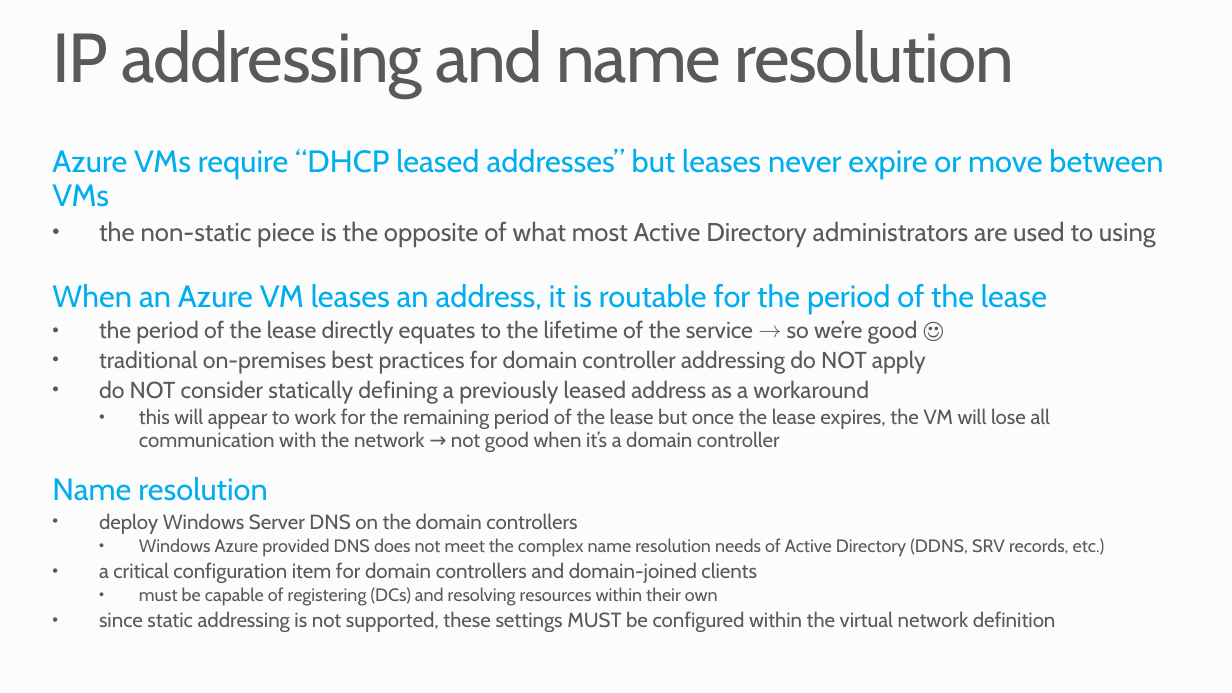
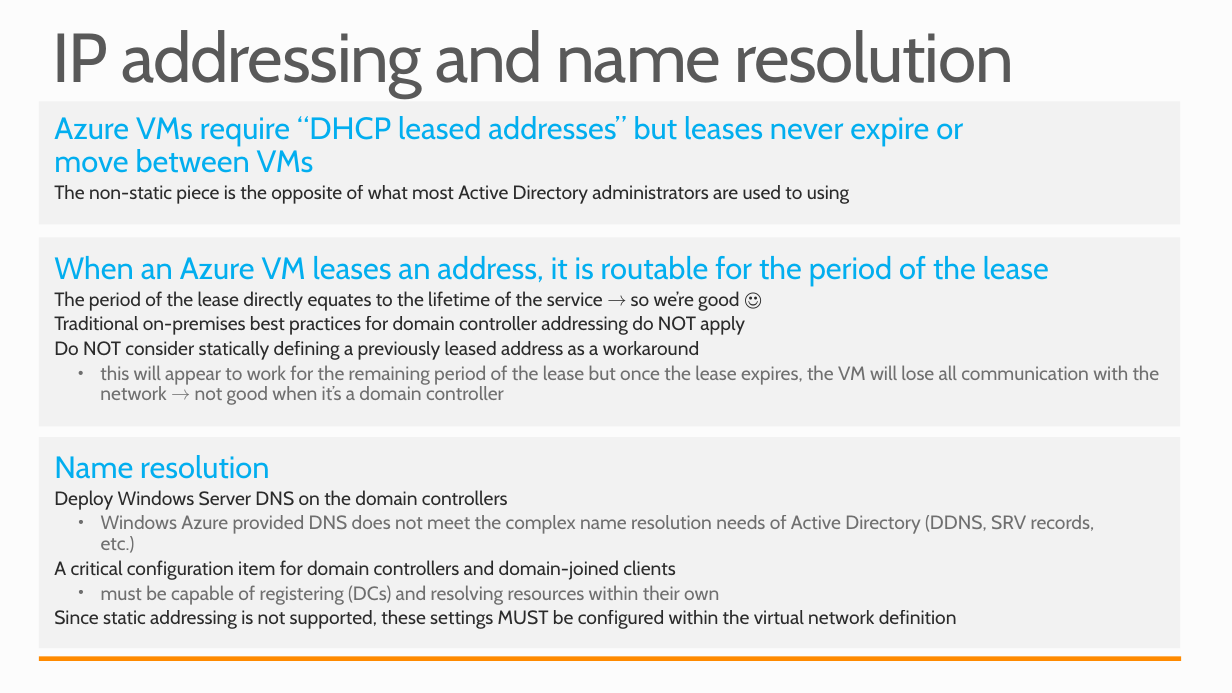
Before and after one commit to mwasham/WATK-Presentations, a slide deck: slide 15 of DeployingActiveDirectory/DeployingActiveDirectory.pptx. Drawn at 1232x693 pixels with LibreOffice and Linux fonts; fonts in the diff are those of the drawing. Boxes give left, top, right and bottom in pixels: in the first picture for what was removed or moved away, otherwise in the second. Text is boxed around its words. In the diff, an @@ line names an element or a change of style, - is before the commit and + after.

```diff
--- a/DeployingActiveDirectory/DeployingActiveDirectory.pptx
+++ b/DeployingActiveDirectory/DeployingActiveDirectory.pptx
@@ rectangle added at (x1=39, y1=102, x2=1180, y2=225), fill #F2F2F2 @@
@@ text added at (x1=54, y1=116, x2=963, y2=204), 15 pt, text #292929 @@
+Azure VMs require “DHCP leased addresses” but leases never expire or move between VMs
+The non-static piece is the opposite of what most Active Directory administrators are used to using
@@ text removed at (x1=52, y1=149, x2=1163, y2=632) @@
-Azure VMs require “DHCP leased addresses” but leases never expire or move between VMs
-• the non-static piece is the opposite of what most Active Directory administrators are used to using
-When an Azure VM leases an address, it is routable for the period of the lease
-• the period of the lease directly equates to the lifetime of the service → so we’re good ☺
-• traditional on-premises best practices for domain controller addressing do NOT apply
-• do NOT consider statically defining a previously leased address as a workaround
-  • this will appear to work for the remaining period of the lease but once the lease expires, the VM will lose all communication with the network → not good when it’s a domain controller
-Name resolution
-• deploy Windows Server DNS on the domain controllers
-  • Windows Azure provided DNS does not meet the complex name resolution needs of Active Directory (DDNS, SRV records, etc.)
-• a critical configuration item for domain controllers and domain-joined clients
-  • must be capable of registering (DCs) and resolving resources within their own
-• since static addressing is not supported, these settings MUST be configured within the virtual network definition
@@ rectangle added at (x1=39, y1=238, x2=1180, y2=427), fill #F2F2F2 @@
@@ text added at (x1=54, y1=256, x2=1160, y2=405), 15 pt, text #292929 @@
+When an Azure VM leases an address, it is routable for the period of the lease
+  The period of the lease directly equates to the lifetime of the service → so we’re good ☺
+  Traditional on-premises best practices for domain controller addressing do NOT apply
+  Do NOT consider statically defining a previously leased address as a workaround
+  • this will appear to work for the remaining period of the lease but once the lease expires, the VM will lose all communication with the network → not good when it’s a domain controller
@@ rectangle added at (x1=39, y1=437, x2=1180, y2=648), fill #F2F2F2 @@
@@ text added at (x1=54, y1=455, x2=1095, y2=629), 15 pt, text #292929 @@
+Name resolution
+Deploy Windows Server DNS on the domain controllers
+  • Windows Azure provided DNS does not meet the complex name resolution needs of Active Directory (DDNS, SRV records, etc.)
+A critical configuration item for domain controllers and domain-joined clients
+  • must be capable of registering (DCs) and resolving resources within their own
+Since static addressing is not supported, these settings MUST be configured within the virtual network definition
@@ rectangle added at (x1=39, y1=656, x2=1181, y2=661), fill #FF8A00 @@
```
Also in this commit, not shown: 23 other slides changed, 1 slide added, 1 slide removed, 4 other files.
